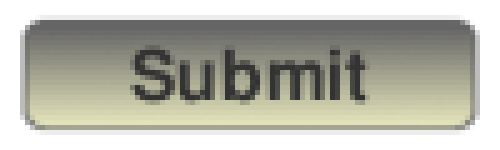
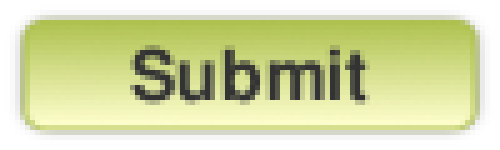
Two versions of the same layered image (500x150). Layer-by-layer changes:
showed "buttongradientgreen" over [left=25, top=20, right=475, bottom=130]
showed "buttonbordergreen" over [left=20, top=15, right=480, bottom=135]
hid "buttongradientgray" over [left=25, top=20, right=475, bottom=130]
hid "buttonbordergray" over [left=20, top=15, right=480, bottom=135]
showed "buttonshadow" over [left=10, top=10, right=490, bottom=140]
